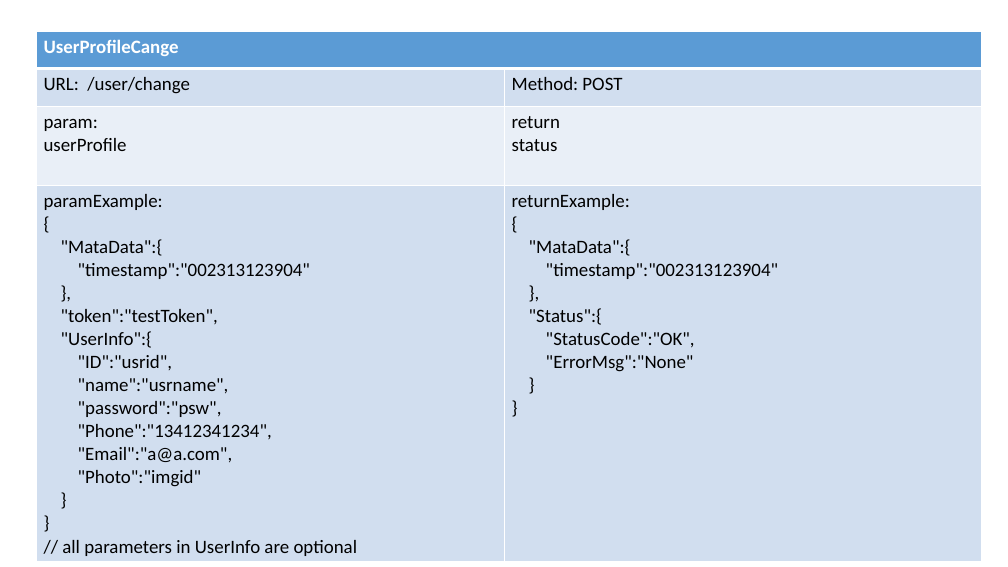
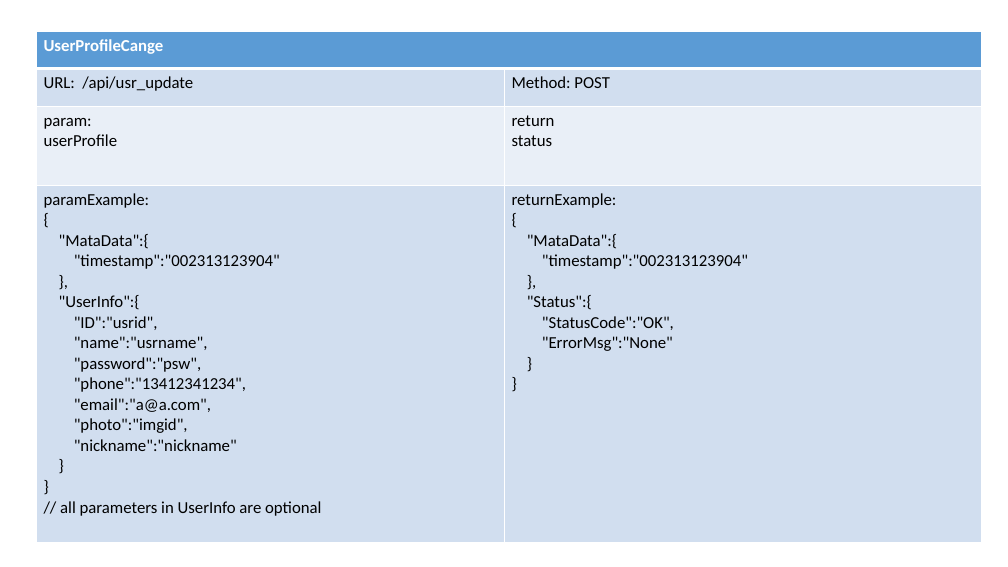
Before and after one commit to dailing/schoolapp, a slide deck: slide 11 of API.pptx. Drawn at 1008x567 pixels with LibreOffice and Linux fonts; fonts in the diff are those of the drawing. Boxes give left, top, right and bottom in pixels: in the first picture for what was removed or moved away, otherwise in the second. Text is boxed around its words. In the diff, an @@ line names an element or a change of style, - is before the commit and + after.

Commit message:
finished user related api and html test. Finished image upload tests.

```diff
--- a/API.pptx
+++ b/API.pptx
@@ table at bbox=[36, 32, 982, 557] @@
-row 2, column 1: URL: /user/change
+row 2, column 1: URL: /api/usr_update
@@ row 4, column 1: "paramExample: / { / "MataData":{ / "timestamp":"002313123904" / }, / "token":"testToken", / "UserInfo":{ / "ID":"usrid", / "name":"usrname", / "password":"psw", / "Phone":"13412341234", / "Email":"a@a.com", / "Photo":"imgid" / } / } / // all parameters in UserInfo are optional" to "paramExample: / { / "MataData":{ / "timestamp":"002313123904" / }, / "UserInfo":{ / "ID":"usrid", / "name":"usrname", / "password":"psw", / "phone":"13412341234", / "email":"a@a.com", / "photo":"imgid", / "nickname":"nickname" / } / } / // all parameters in UserInfo are optional" @@
@@ size 18 to 16 pt in "UserProfileCange", "Method: POST", "param:", "userProfile" and 12 more places @@
```
Also in this commit, not shown: 3 other slides changed, 21 other files.
